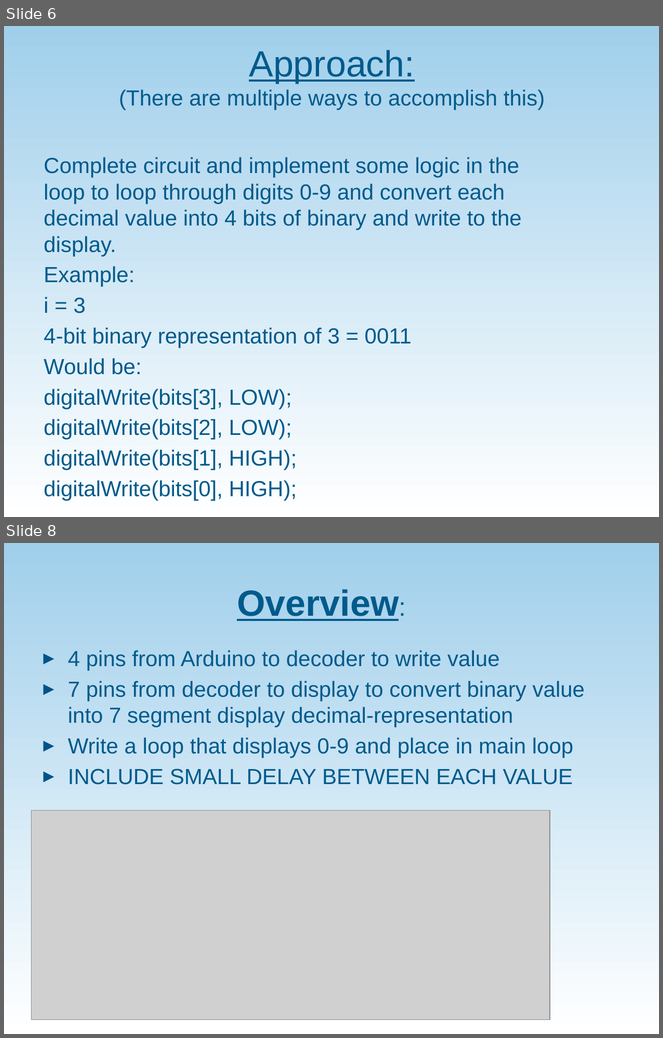
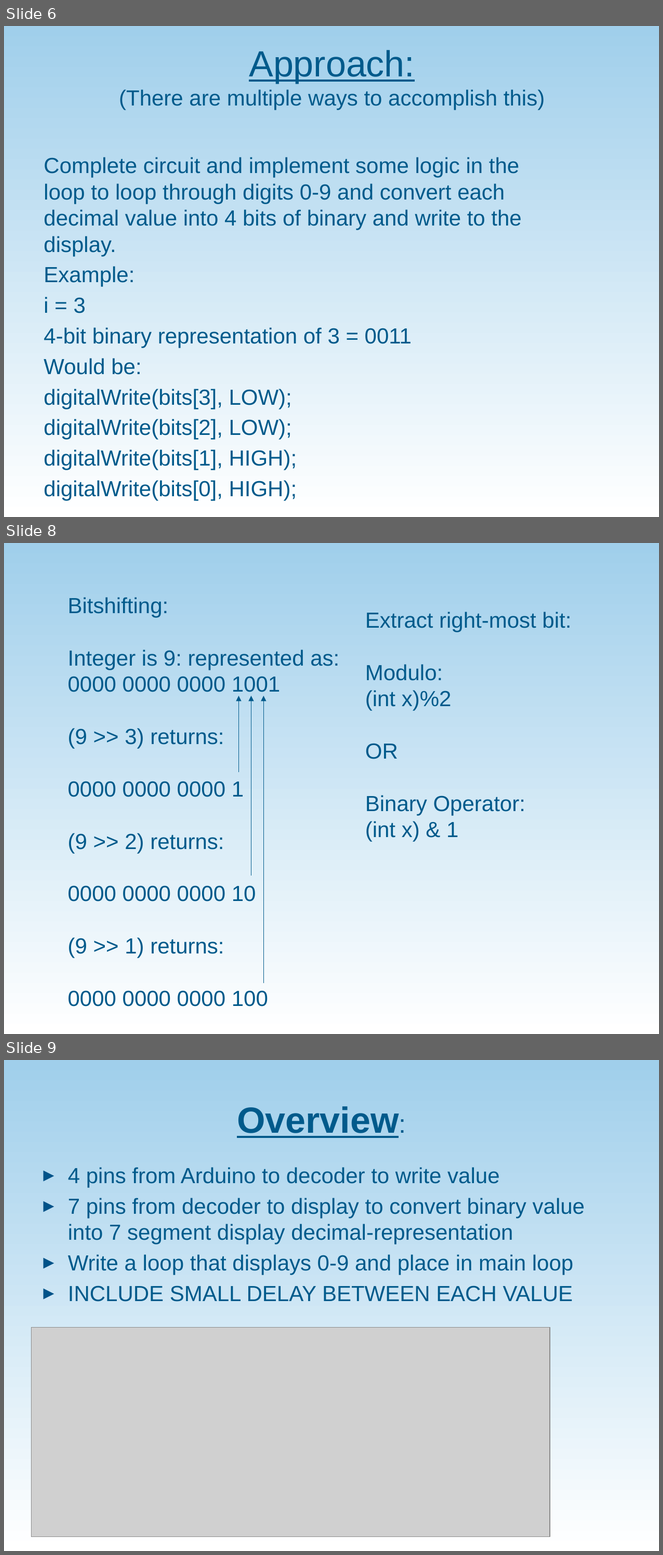
Before and after one commit to whittyh/CS341, a slide deck: lab 8/lab8.pptx. Shown one above the other, each under a label of ours: slides 6 and 8 before the commit, slides 6, 8 and 9 after it; the slides between them are not shown. The pictures are 663x1038 and 663x1555 pixels, drawn with LibreOffice and Linux fonts; fonts in the diff are those of the drawing; grey boxes stand for pictures; background and template pictures are left out. Boxes give left, top, right and bottom in pixels: in the first picture for what was removed or moved away, otherwise in the second. Text is boxed around its words. In the diff, an @@ line names an element or a change of style, - is before the commit and + after.

```diff
--- a/lab 8/lab8.pptx
+++ b/lab 8/lab8.pptx
@@ slide 8 added at (4, 543, 659, 1034), background picture (left out) @@
@@ text added at (68, 597, 339, 1007), 24 pt, text #005A8B @@
+Bitshifting:
+Integer is 9: represented as:
+0000 0000 0000 1001
+(9 >> 3) returns:
+0000 0000 0000 1
+(9 >> 2) returns:
+0000 0000 0000 10
+(9 >> 1) returns:
+0000 0000 0000 100
@@ text added at (365, 612, 571, 842), 24 pt, text #005A8B @@
+Extract right-most bit:
+Modulo:
+(int x)%2
+OR
+Binary Operator:
+(int x) & 1
@@ arrow added from (239, 772) to (239, 696), #005A8B 0.75 pt @@
@@ arrow added from (251, 876) to (251, 696), #005A8B 0.75 pt @@
@@ arrow added from (263, 983) to (263, 696), #005A8B 0.75 pt @@
@@ what was slide 8 is now slide 9 @@
```
Also in this commit, not shown: 1 slide changed.
